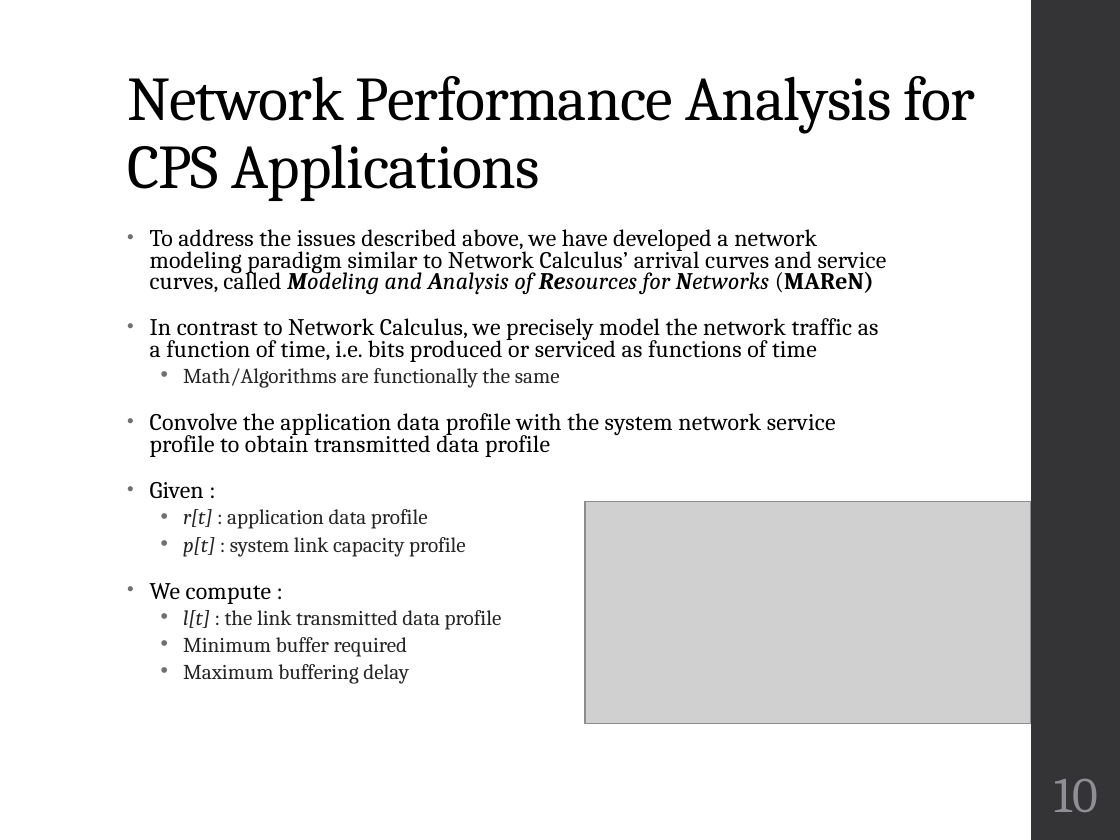
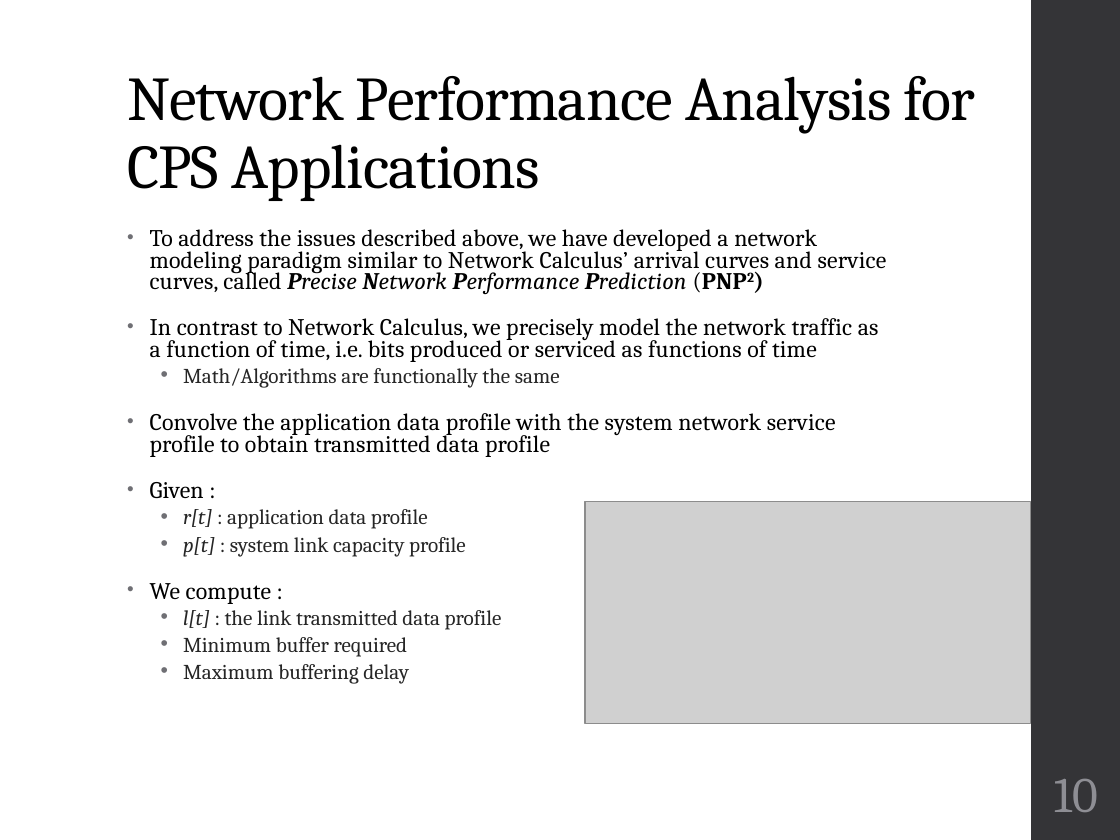
Before and after one commit to finger563/cbsat, a slide deck: slide 10 of thesis/Defense.pptx. Drawn at 1120x840 pixels with LibreOffice and Linux fonts; fonts in the diff are those of the drawing; grey boxes stand for pictures. Boxes give left, top, right and bottom in pixels: in the first picture for what was removed or moved away, otherwise in the second. Text is boxed around its words. In the diff, an @@ line names an element or a change of style, - is before the commit and + after.

```diff
--- a/thesis/Defense.pptx
+++ b/thesis/Defense.pptx
@@ text at bbox=[150, 229, 887, 294]: text changed @@
-• To address the issues described above, we have developed a network modeling paradigm similar to Network Calculus’ arrival curves and service curves, called Modeling and Analysis of Resources for Networks (MAReN)
+• To address the issues described above, we have developed a network modeling paradigm similar to Network Calculus’ arrival curves and service curves, called Precise Network Performance Prediction (PNP2)
```
Also in this commit, not shown: 4 other slides changed, 7 slides added.
